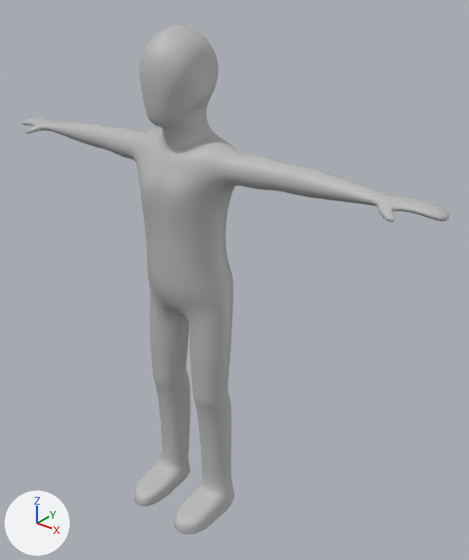
Renders of the Blender file Character.blend from each side of a commit.
Both versions are drawn from a camera (50 mm lens) standing at (3.73, -3.96, 2.8) and looking at (0.34, 0.28, 0.18). Every picture has the same lights, and +X, +Y and +Z are marked at lower left.
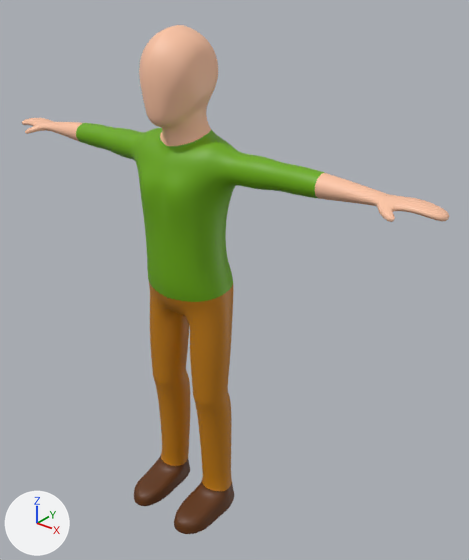
Diff of the bpy script that builds the scene:
```diff
--- a/Character.blend.py
+++ b/Character.blend.py
@@ img_skin_color @@
+img_skin_color = load_image('skin_color', '_unpacked/skin_color', 1024, 1024, 'sRGB')
@@ mat_skin @@
 mat_skin = principled_material('Skin')
-mat_skin.base_color = (0.5, 0.5, 0.5)  # grey #bcbcbc
+mat_skin.texture = img_skin_color
```

Pixel boxes (x1, y1, x2, y2) of what changed, in the pictures (469 x 560 px):
'Sphere', surface changed: (22, 25, 449, 534) in both
